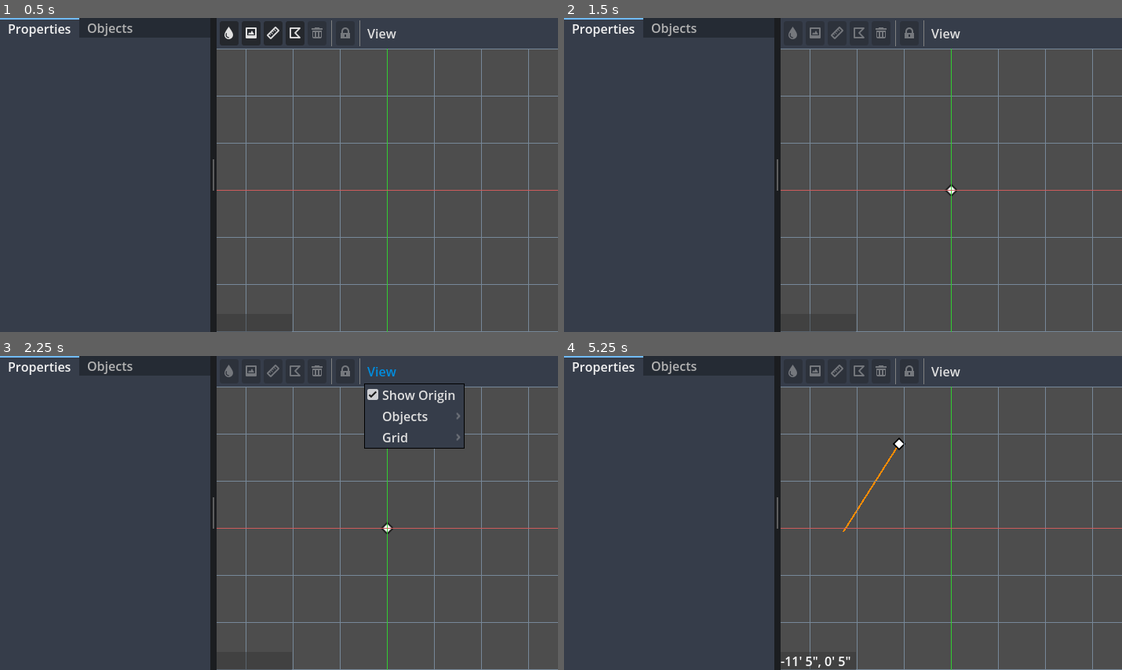
Above: before the commit, frames 1-4 (two rows, left to right).
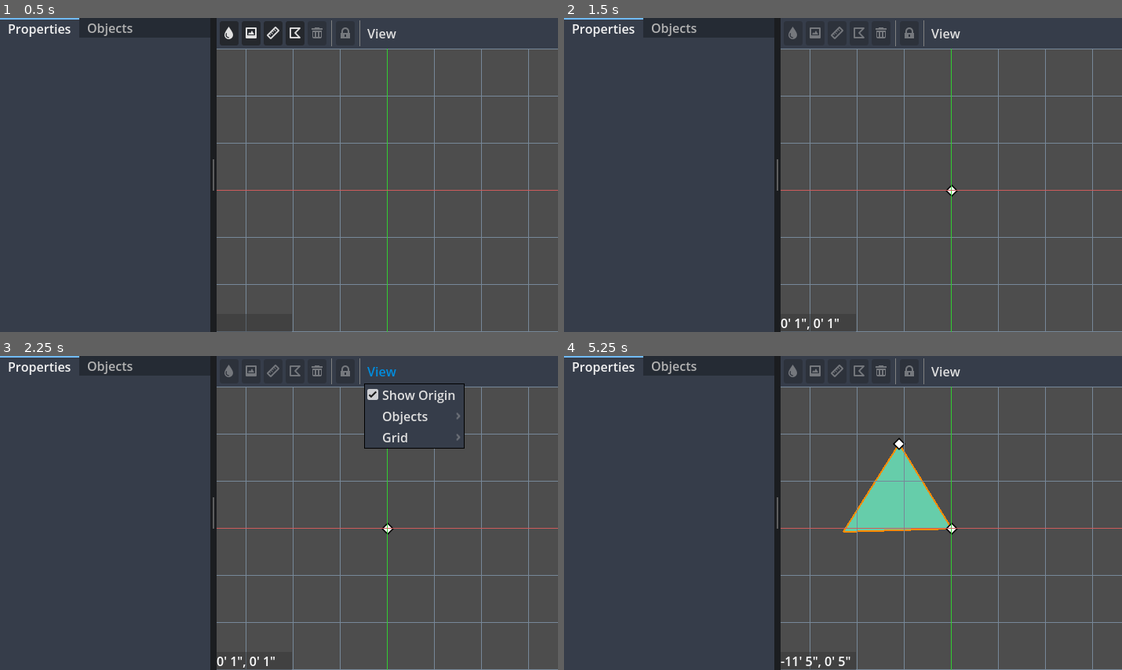
Above: after the commit, the same moments.

Repository: hankedan000/yardscaper
Game: Godot game, scene res://scenes/ui/ProjectEditor/LayoutPanel/LayoutPanel.tscn
The game is run twice, just before and just after one commit, with the same random seed, the same clock (stepped at 60 frames per second) and the same inputs. This scene is started directly instead of the project's main scene.
Inputs (mouse positions are in pixels of both pictures, inside the frame that each line leads up to):
- Up to frame 1 (0.5 s): no input
- Up to frame 2 (1.5 s): click (859, 33) at 0.5 s; click (949, 190) at 1.27 s
- Up to frame 3 (2.25 s): click "View" at 2 s
- Up to frame 4 (5.25 s): tap Enter at 2.75, 4.25 s; drag from (949, 528) to (943, 371) at 2.77 s; tap Space at 3.5, 5 s; drag from (731, 528) to (949, 528) at 3.52 s; move the mouse to (898, 443) at 4.27 s; tap C at 4.35 s; click (898, 443) at 4.42 s; drag from (815, 575) to (898, 443) at 5.02 s

Frame 1 is identical in both runs. In frame 2, 0.1% of the frame differs, in the area x 38-71%, y 53-100%; in frame 3, 0.1%; in frame 4, 2.6%, in the area x 50-71%, y 29-57%.

Commit message:
Improved polygon edit logic

Diff:
--- a/Yardscaper/scenes/ui/ProjectEditor/LayoutPanel/LayoutPanel.gd
+++ b/Yardscaper/scenes/ui/ProjectEditor/LayoutPanel/LayoutPanel.gd
@@ -186,8 +186,10 @@
 			mode = Mode.Idle
 		Mode.AddPolygon:
 			poly_to_add.set_point(poly_edit_point_idx, pos_in_world_px)
+			poly_to_add.set_handle_visible(poly_edit_point_idx, true)
 			poly_to_add.add_point(pos_in_world_px)
 			poly_edit_point_idx = poly_to_add.point_count() - 1
+			poly_to_add.set_handle_visible(poly_edit_point_idx, false)
 
 func _handle_held_obj_move(mouse_pos_in_world_px: Vector2) -> void:
 	if _mouse_move_start_pos_px == null:
@@ -304,11 +306,12 @@
 
 func _on_add_polygon_pressed():
 	poly_to_add = PolygonScene.instantiate()
+	world_view.objects.add_child(poly_to_add)
 	poly_to_add.user_label = TheProject.get_unique_name('PolygonNode')
 	poly_to_add.picked = true
 	poly_to_add.add_point(Vector2())
+	poly_to_add.set_handle_visible(0, false)
 	poly_edit_point_idx = 0
-	world_view.objects.add_child(poly_to_add)
 	mode = Mode.AddPolygon
 
 func _on_remove_button_pressed():
@@ -404,7 +407,6 @@
 
 func _on_image_import_wizard_accepted(img_path: String, size_ft: Vector2) -> void:
 	var new_image := TheProject.add_image(img_path)
-	print(new_image)
 	if new_image:
 		new_image.width_ft = size_ft.x
 		new_image.height_ft = size_ft.y
@@ -474,7 +476,6 @@
 			var all_movable = true
 			var selected_objs := _selection_controller.selected_objs()
 			for obj in selected_objs:
-				print("%s.is_movable() = %s" % [obj.user_label, obj.is_movable()])
 				if ! obj.is_movable():
 					all_movable = false
 					break
@@ -483,7 +484,6 @@
 			if ! all_movable:
 				Utils.push_cursor_shape(Input.CURSOR_FORBIDDEN)
 			else:
-				print("starting move")
 				for obj in selected_objs:
 					obj.start_move()
 					mode = Mode.MovingObjects
--- a/Yardscaper/scenes/ui/ProjectManager/ProjectManager.gd
+++ b/Yardscaper/scenes/ui/ProjectManager/ProjectManager.gd
@@ -122,7 +122,5 @@
 
 	# user doesn't want to recover from auto-save data, so discard it and then
 	# open the project per-usual.
-	print("discarding!")
 	Project.discard_unsaved_edits(selected_project_item.get_project_path())
-	print("opening!")
 	Globals.main.open_project_editor(selected_project_item.get_project_path())
--- a/Yardscaper/scenes/world_objects/PolygonNode/PolygonNode.gd
+++ b/Yardscaper/scenes/world_objects/PolygonNode/PolygonNode.gd
@@ -22,12 +22,12 @@
 			property_changed.emit(self, PROP_KEY_COLOR, old_value, color)
 		queue_redraw()
 
-var is_editable : bool = false
+var is_editable : bool = true
 
 var _handle_being_moved : EditorHandle = null
 var _handle_init_pos : Vector2 = Vector2() # init position when starting move
 var _mouse_init_pos : Vector2 = Vector2() # init position when starting move
-var _moveable_handles : Array[EditorHandle] = []
+var _vertex_handles : Array[EditorHandle] = []
 
 func _ready() -> void:
 	super._ready()
@@ -92,26 +92,32 @@
 			_handle_being_moved = null
 			set_process_input(false)
 
-func add_point(point: Vector2):
-	if ! _is_ready:
-		await ready
+func add_point(point: Vector2) -> void:
+	if ! is_inside_tree():
+		push_error("must be inside tree")
+		return
 	# can't do direct append of point onto polygon.
 	# need to assign polygon with edited list of points
 	var new_points : PackedVector2Array = poly.polygon
 	new_points.append(point)
 	poly.polygon = new_points
 	coll_poly.polygon = new_points
-	if is_being_edited():
-		_rebuild_edit_handles()
-		_rebuild_edit_path()
+	_update_edit_objects()
 	_update_info_label()
 	queue_redraw()
 
-func set_point(idx: int, point: Vector2):
-	poly.polygon[idx] = point
-	coll_poly.polygon[idx] = point
-
-	# update the edit_path points if it's setup
+func set_handle_visible(idx: int, new_visible: bool) -> void:
+	if idx < _vertex_handles.size():
+		_vertex_handles[idx].visible = new_visible
+
+func set_point(idx: int, point: Vector2) -> void:
+	if idx < point_count():
+		poly.polygon[idx] = point
+		coll_poly.polygon[idx] = point
+
+	# update the edit-related objects
+	if idx < _vertex_handles.size():
+		_vertex_handles[idx].position = point
 	var edit_path_point_count := edit_path.curve.point_count
 	if edit_path_point_count > 0:
 		edit_path.curve.set_point_position(idx, point)
@@ -127,9 +133,7 @@
 	new_points.insert(at_idx, point)
 	poly.polygon = new_points
 	coll_poly.polygon = new_points
-	if is_being_edited():
-		_rebuild_edit_handles()
-		_rebuild_edit_path()
+	_update_edit_objects()
 	_update_info_label()
 	queue_redraw()
 
@@ -140,9 +144,7 @@
 	new_points.remove_at(idx)
 	poly.polygon = new_points
 	coll_poly.polygon = new_points
-	if is_being_edited():
-		_rebuild_edit_handles()
-		_rebuild_edit_path()
+	_update_edit_objects()
 	_update_info_label()
 	queue_redraw()
 
@@ -233,10 +235,16 @@
 	button.mouse_entered.connect(_on_handle_mouse_entered)
 	button.mouse_exited.connect(_on_handle_mouse_exited)
 
-func _rebuild_edit_handles() -> void:
-	for handle in _moveable_handles:
+func _update_edit_objects() -> void:
+	if ! is_being_edited():
+		return
+
+	# ----------------------------------------------
+	# rebuild the vertex handles
+
+	for handle in _vertex_handles:
 		handle.queue_free()
-	_moveable_handles.clear()
+	_vertex_handles.clear()
 	# add EditorHanlder's at each polygon control point
 	for point_idx in point_count():
 		var point : Vector2 = poly.polygon[point_idx]
@@ -246,25 +254,26 @@
 		new_handle.normal_type = EditorHandle.HandleType.Sharp
 		new_handle.position = point
 		_setup_cmn_edit_handle_signals(new_handle)
-		new_handle.get_button().button_down.connect(_on_moveable_handle_button_down.bind(new_handle))
-		_moveable_handles.push_back(new_handle)
-
-func _rebuild_edit_path() -> void:
+		new_handle.get_button().button_down.connect(_on_vertex_handle_button_down.bind(new_handle))
+		_vertex_handles.push_back(new_handle)
+
+	# ----------------------------------------------
+	# rebuild the edit_path
+
 	edit_path.curve.clear_points()
 	for point in get_closed_points():
 		edit_path.curve.add_point(point)
 
 func _enter_edit_state() -> void:
-	_rebuild_edit_handles()
-	_rebuild_edit_path()
+	_update_edit_objects()
 	set_process(true)
 
 func _exit_edit_state() -> void:
 	edit_path.curve.clear_points()
 	add_point_handle.visible = false
-	for handle in _moveable_handles:
+	for handle in _vertex_handles:
 		handle.queue_free()
-	_moveable_handles.clear()
+	_vertex_handles.clear()
 	set_process(false)
 
 # overrides WorldObject::on_zoom_changed()
@@ -287,7 +296,7 @@
 	elif is_editable and ! picked:
 		_exit_edit_state()
 
-func _on_moveable_handle_button_down(handle: EditorHandle) -> void:
+func _on_vertex_handle_button_down(handle: EditorHandle) -> void:
 	set_process_input(true)
 	_handle_being_moved = handle
 	_handle_init_pos = handle.position
@@ -314,7 +323,7 @@
 		add_point_handle.visible = false
 		var new_point := edit_path.curve.sample_baked(insert_offset)
 		insert_point(insert_idx, new_point)
-		_on_moveable_handle_button_down(_moveable_handles[insert_idx])
+		_on_vertex_handle_button_down(_vertex_handles[insert_idx])
 
 func _on_handle_mouse_entered() -> void:
 	short_term_position_locked = true
